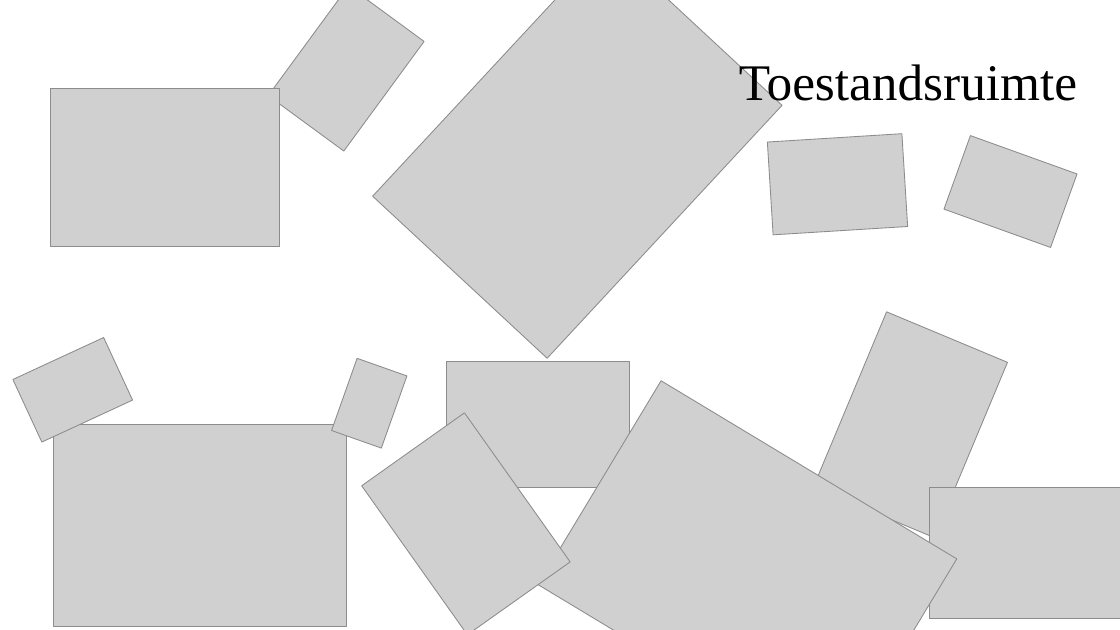
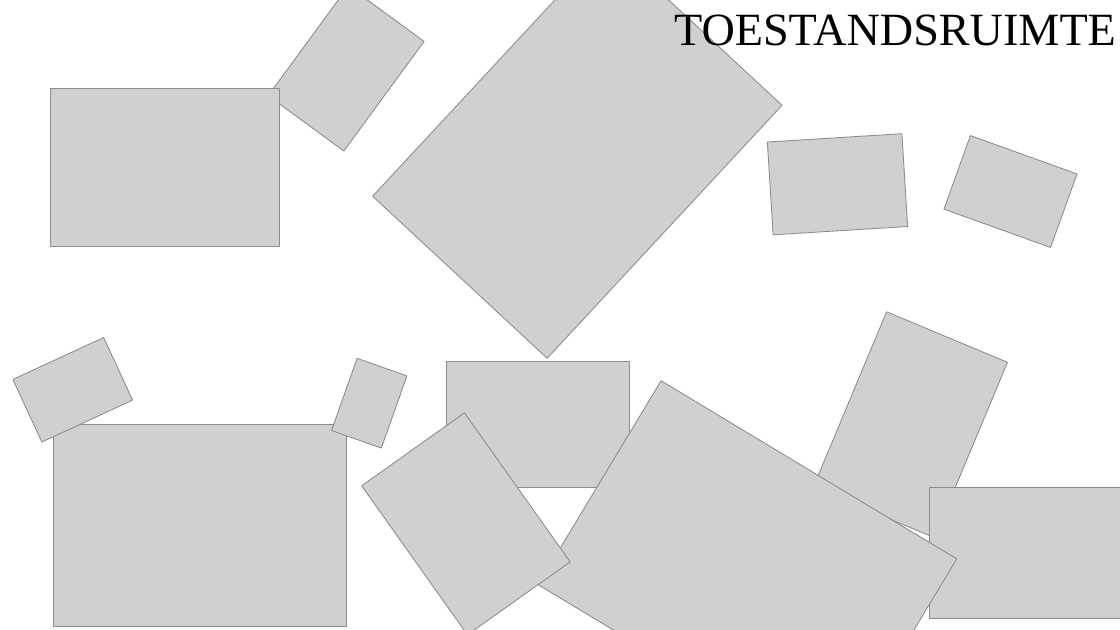
Before and after one commit to Leanderrr/fruitvliegen, a slide deck: slide 5 of verslaglegging en presentaties/Powerpont 1.pptx (slide 6 before the commit). Drawn at 1120x630 pixels with LibreOffice and Linux fonts; fonts in the diff are those of the drawing; grey boxes stand for pictures. Boxes give left, top, right and bottom in pixels: in the first picture for what was removed or moved away, otherwise in the second. Text is boxed around its words. In the diff, an @@ line names an element or a change of style, - is before the commit and + after.

```diff
--- a/verslaglegging en presentaties/Powerpont 1.pptx
+++ b/verslaglegging en presentaties/Powerpont 1.pptx
@@ title at bbox=[674, 9, 1116, 54]: text changed; size 44 to 39.6 pt @@
-Toestandsruimte
+TOESTANDSRUIMTE
```
Also in this commit, not shown: 4 other slides changed, 5 slides added, 3 slides removed, 1 other file.
